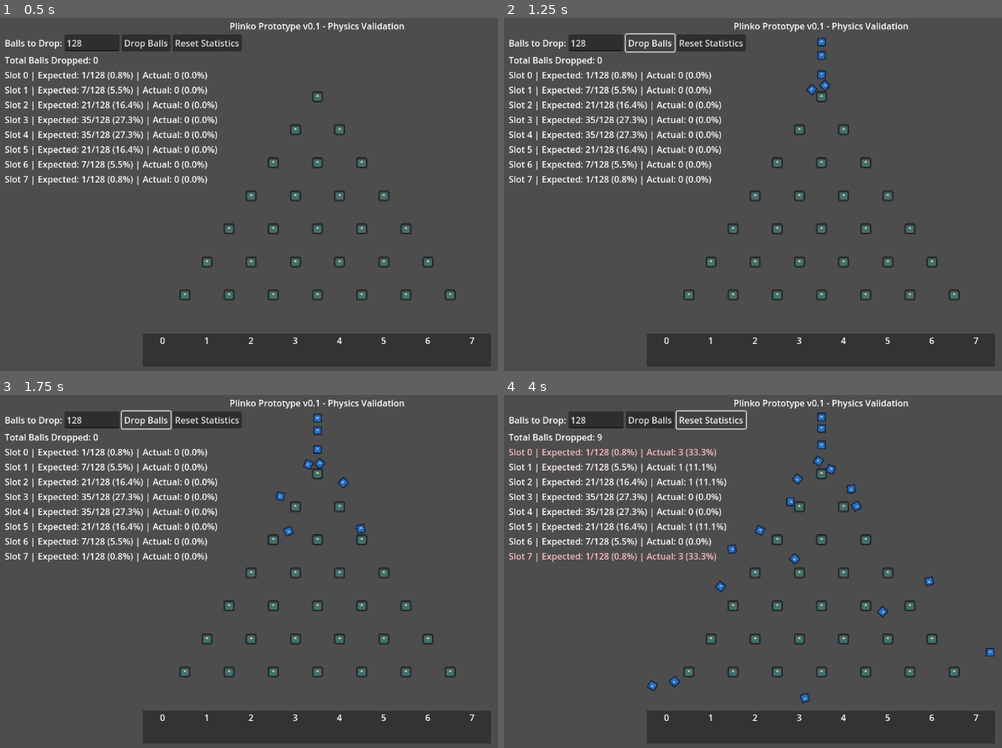
Above: before the commit, frames 1-4 (two rows, left to right).
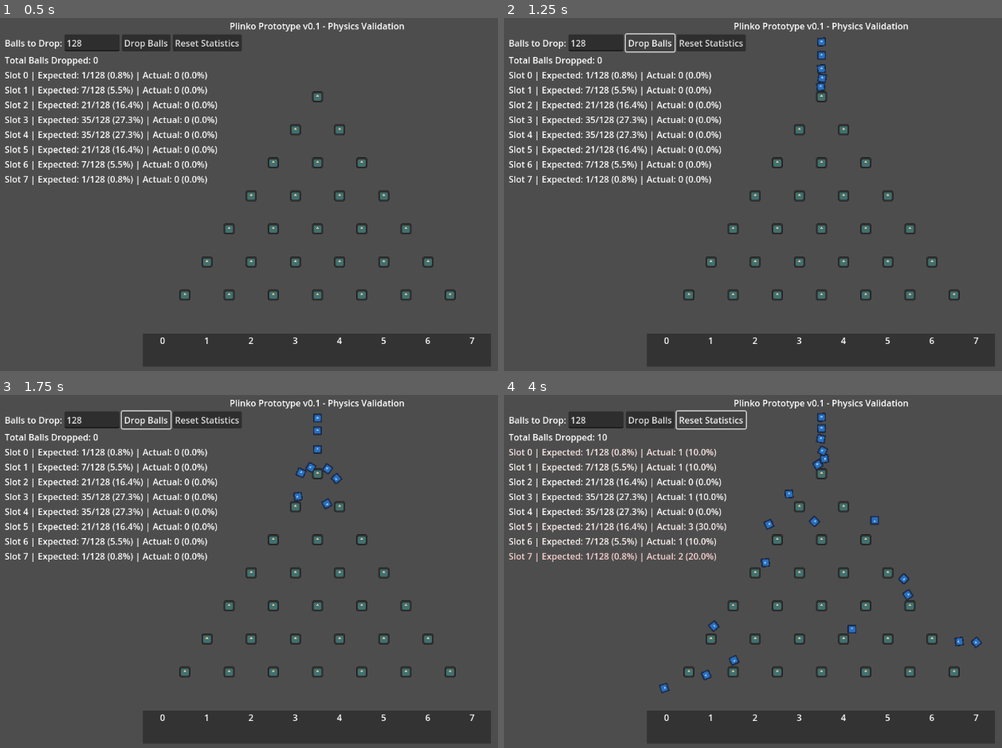
Above: after the commit, the same moments.

Repository: ifreuds/project_plinko
Game: Godot game, scene res://main.tscn
Two runs of this game, one before a commit and one after it. Both use one fixed random seed, a clock stepped at 60 frames per second and the inputs below. The engine's default icon, where the game draws it, is replaced by a stand-in: a white triangle on a blue panel in a dark square.
Inputs:
- Up to frame 1 (0.5 s): no input
- Up to frame 2 (1.25 s): click "Drop Balls" at 0.5 s
- Up to frame 3 (1.75 s): click "Drop Balls" at 1.25 s
- Up to frame 4 (4 s): click "Drop Balls" at 2 s; click "Reset Statistics" at 2.75 s

Frame 1 is identical in both runs. In frame 2, 0.2% of the frame differs, in the area x 60-66%, y 5-23%; in frame 3, 0.5%; in frame 4, 2.1%, in the area x 1-99%, y 4-88%.

Commit message:
Fix left shift and add microscopic randomness
CRITICAL FIXES for proper Galton board distribution:

1. Removed CollisionShape2D offset (-1, 0) that caused left bias
2. Added microscopic randomness (±0.5 px velocity, ±0.1 rad/s rotation)
   - Simulates real-world micro-variations
   - Critical for proper binomial distribution
   - Each ball makes slightly different decisions at pins

In real Galton boards, microscopic variations in drop position
and ball properties create the bell curve. Without this tiny
randomness, digital physics is too deterministic.

🤖 Generated with [Claude Code](https://claude.com/claude-code)

Co-Authored-By: Claude <noreply@anthropic.com>

Diff:
--- a/ball.gd
+++ b/ball.gd
@@ -4,8 +4,13 @@
 # Removed when it enters a scoring slot
 
 func _ready():
-	# No initial push - let physics and pin collisions create randomness
-	pass
+	# Add microscopic randomness to simulate real-world variations
+	# This is critical for proper Galton board distribution
+	var tiny_random = randf_range(-0.5, 0.5)
+	linear_velocity = Vector2(tiny_random, 0)
+
+	# Also add tiny rotation for extra chaos
+	angular_velocity = randf_range(-0.1, 0.1)
 
 func remove():
 	# Use deferred call to avoid physics errors
--- a/ball.tscn
+++ b/ball.tscn
@@ -17,7 +17,6 @@
 script = ExtResource("1_ball")
 
 [node name="CollisionShape2D" type="CollisionShape2D" parent="."]
-position = Vector2(-1, 0)
 shape = SubResource("CircleShape2D_hgol0")
 
 [node name="Sprite2D" type="Sprite2D" parent="."]
